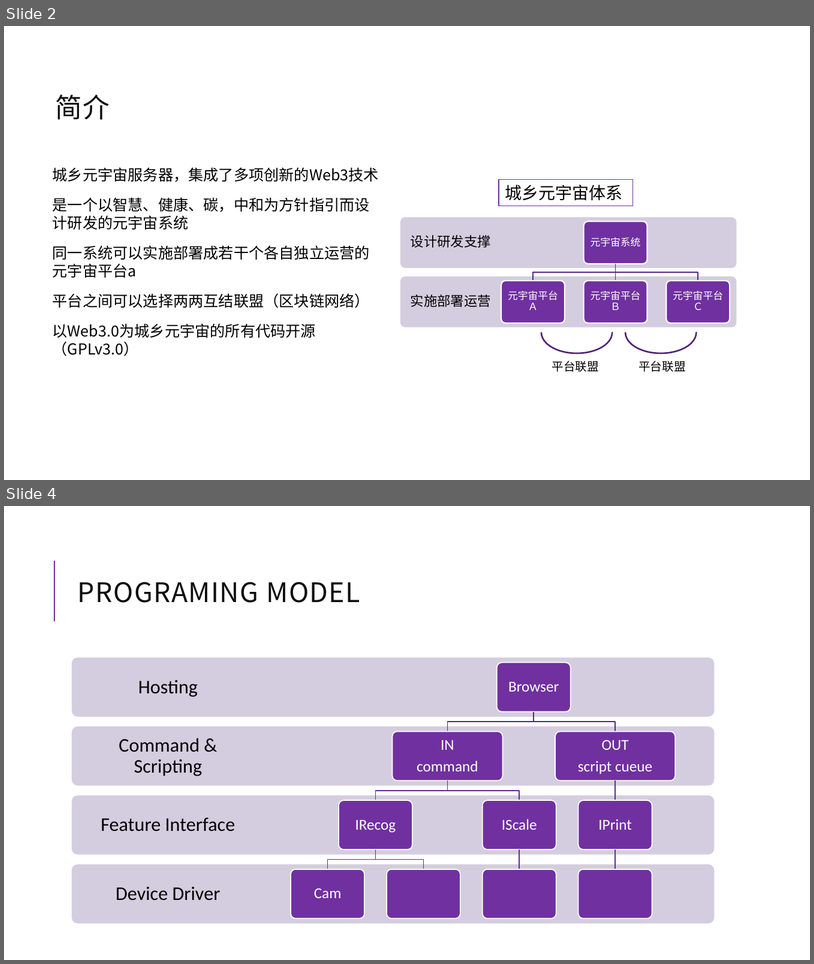
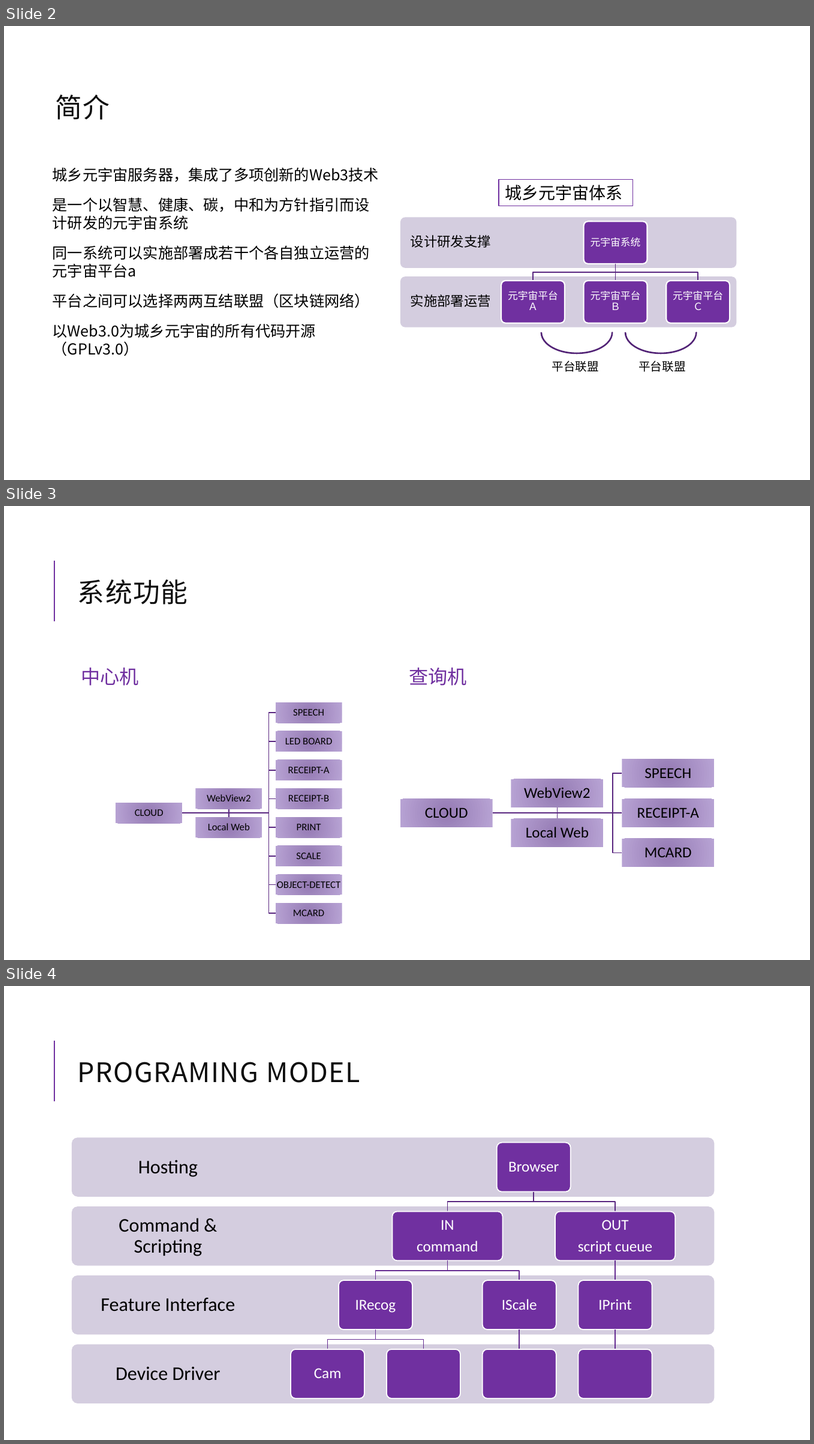
Before and after one commit to jzgi/chainedge, a slide deck: Docs/品链终端.pptx. Shown one above the other, each under a label of ours: slides 2 and 4 before the commit, slides 2, 3 and 4 after it; the slides between them are not shown. The pictures are 814x964 and 814x1444 pixels, drawn with LibreOffice and Linux fonts; fonts in the diff are those of the drawing. Boxes give left, top, right and bottom in pixels: in the first picture for what was removed or moved away, otherwise in the second. Text is boxed around its words. In the diff, an @@ line names an element or a change of style, - is before the commit and + after.

```diff
--- a/Docs/品链终端.pptx
+++ b/Docs/品链终端.pptx
@@ slide 3 added at (4,506,810,960), background #FFFFFF; not listed: 1 template element that a slide beside it also shows @@
@@ title added at (78,579,188,604), 32 pt, text #0D0D0D @@
+系统功能
@@ text added at (81,667,139,685), 23 pt, text #7030A0 @@
+中心机
@@ text added at (410,667,468,685), 23 pt, text #7030A0 @@
+查询机
@@ group added at (116,703,342,924): 11 rectangles, 11 texts, 10 freeform shapes @@
+CLOUD
+SPEECH
+LED BOARD
+RECEIPT-A
+RECEIPT-B
+PRINT
+SCALE
+OBJECT-DETECT
+MCARD
+WebView2
+Local Web
@@ group added at (400,759,715,867): 6 rectangles, 6 texts, 5 freeform shapes @@
+CLOUD
+SPEECH
+RECEIPT-A
+MCARD
+WebView2
+Local Web
```
Also in this commit, not shown: 1 slide removed, 14 other files.
